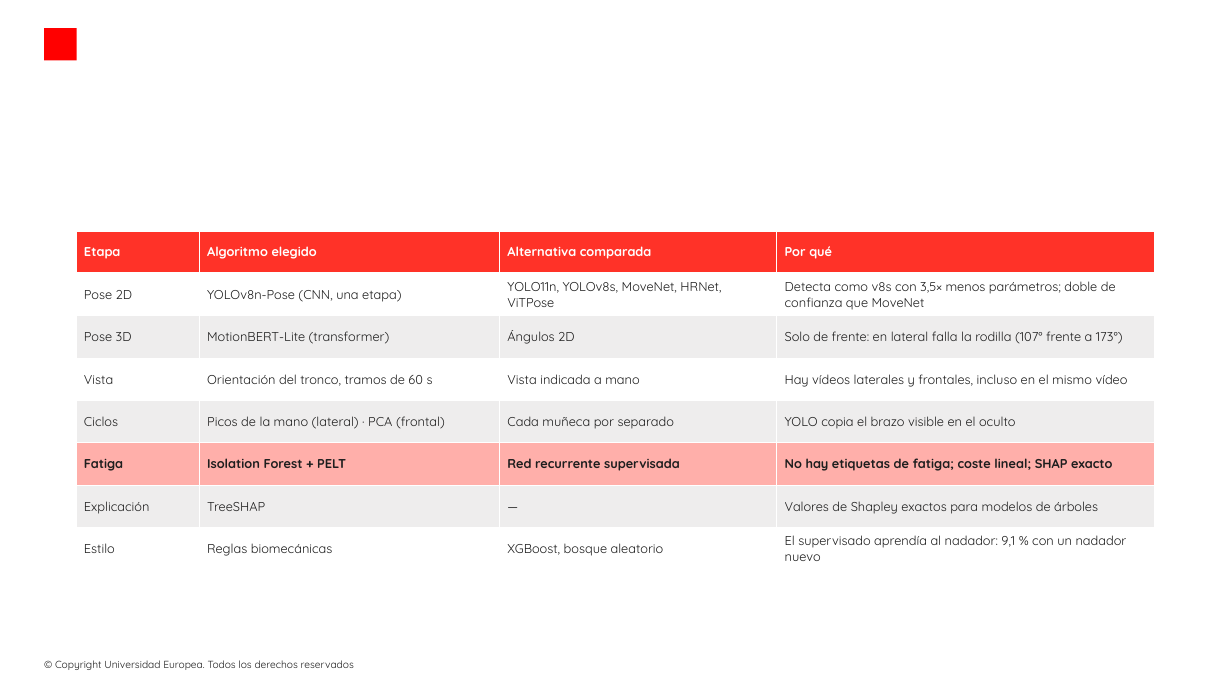
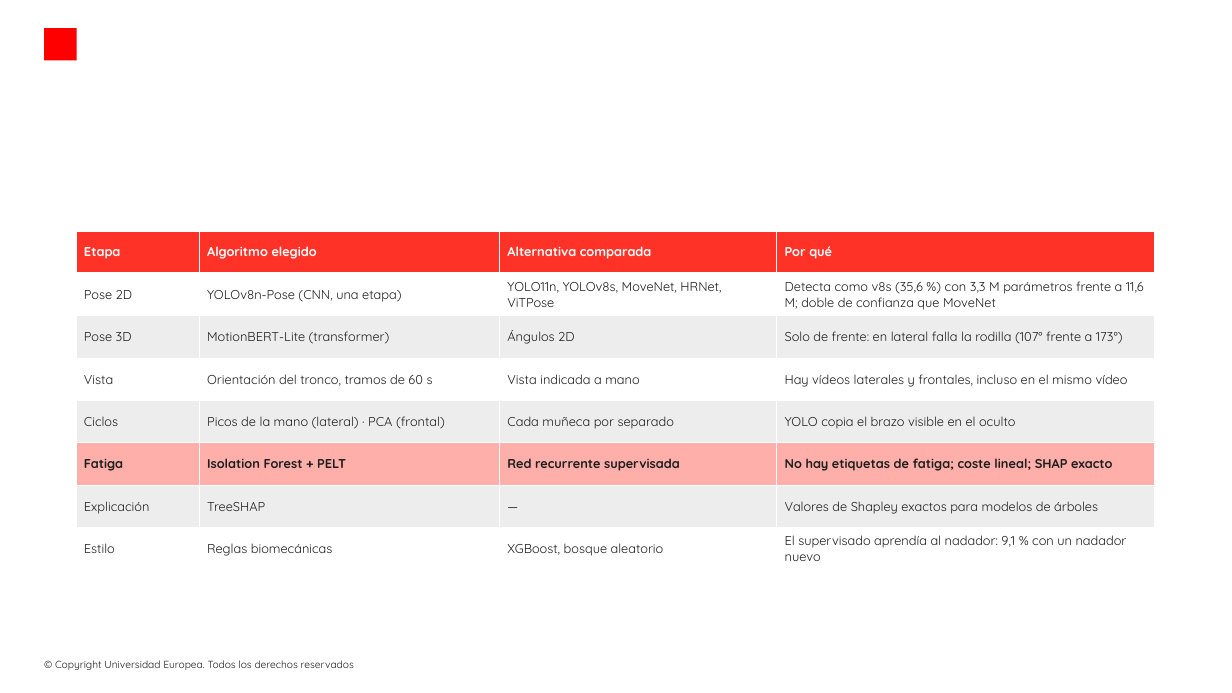
Before and after one commit to modeliana1-rgb/Strokelab, a slide deck: slide 3 of presentacion/StrokeLab_defensa.pptx. Drawn at 1232x693 pixels with LibreOffice and Linux fonts; fonts in the diff are those of the drawing; background and template pictures are left out. Boxes give left, top, right and bottom in pixels: in the first picture for what was removed or moved away, otherwise in the second. Text is boxed around its words. In the diff, an @@ line names an element or a change of style, - is before the commit and + after.

```diff
--- a/presentacion/StrokeLab_defensa.pptx
+++ b/presentacion/StrokeLab_defensa.pptx
@@ table at box(76, 231, 1154, 570) @@
-row 2, column 4: Detecta como v8s con 3,5× menos parámetros; doble de confianza que MoveNet
+row 2, column 4: Detecta como v8s (35,6 %) con 3,3 M parámetros frente a 11,6 M; doble de confianza que MoveNet
```
Also in this commit, not shown: 1 other slide changed, 3 other files.
